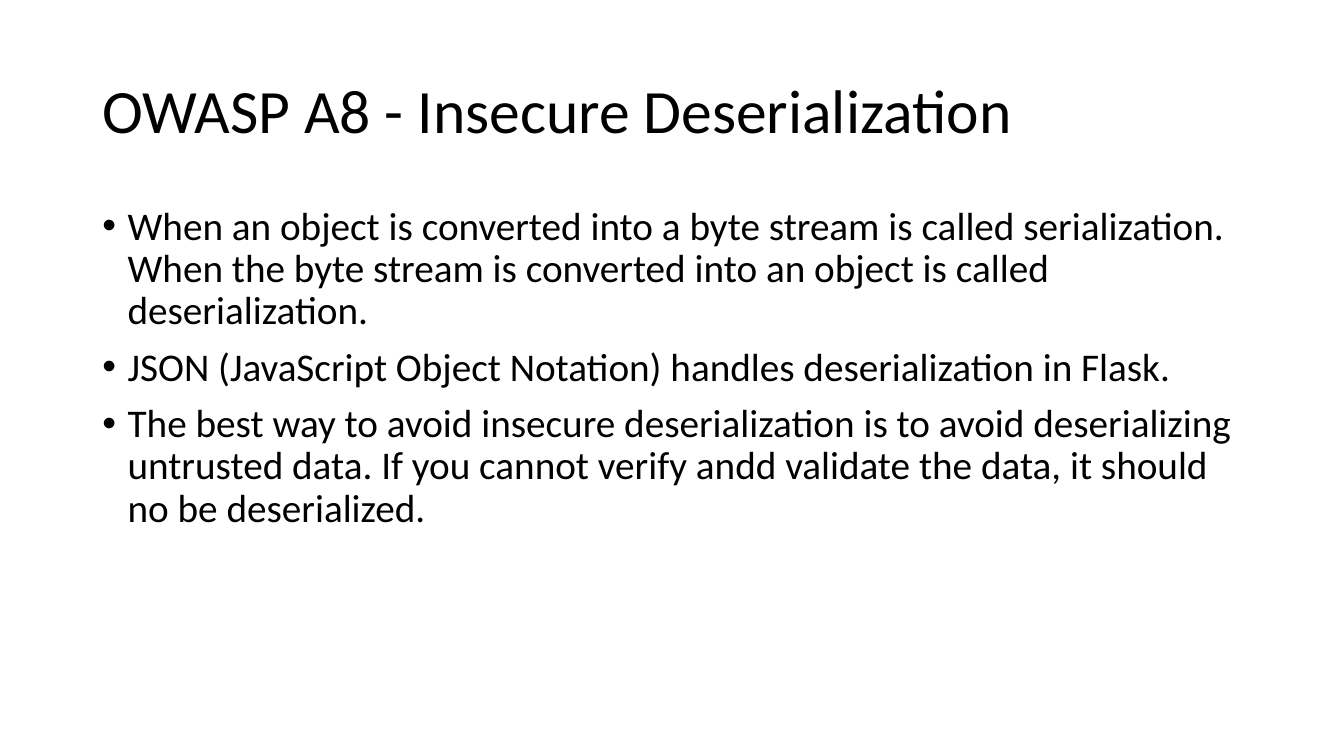
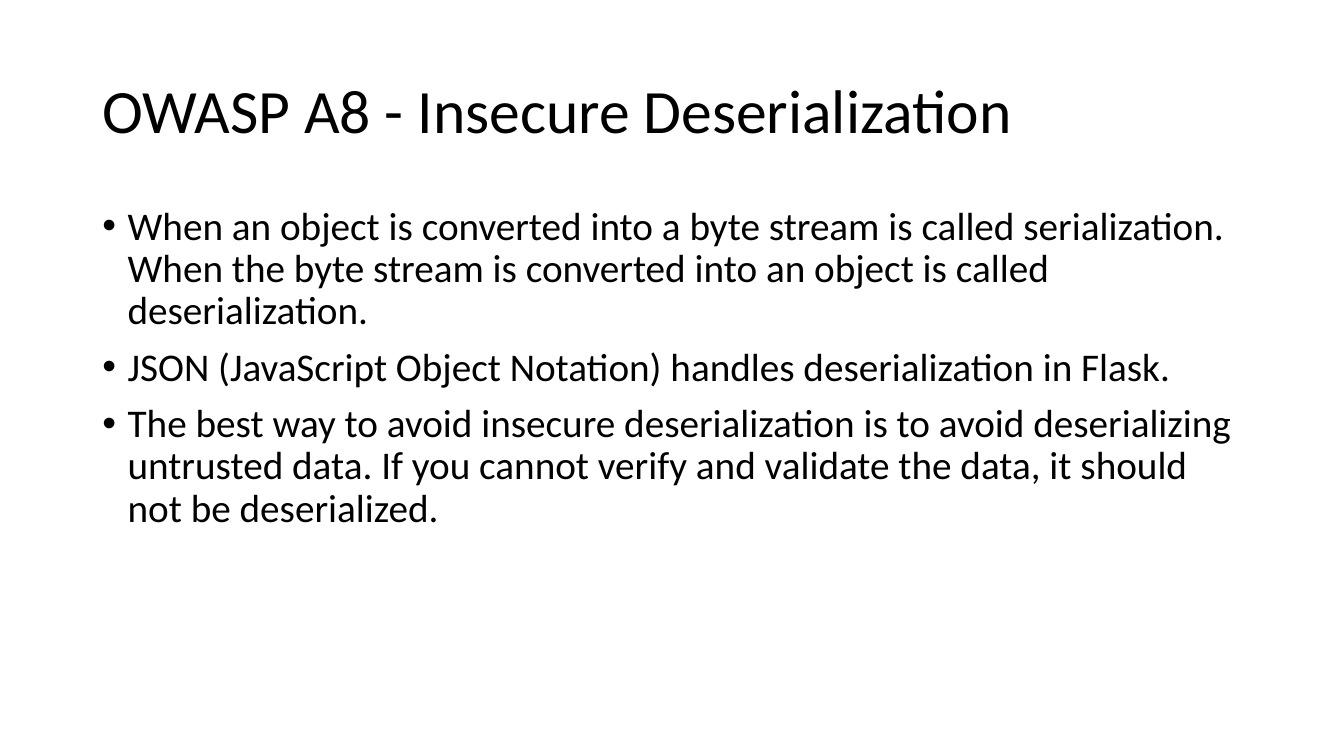
Before and after one commit to jkunnas58/dat250_netbank_fall_2020, a slide deck: slide 18 of Project_report_group_9.pptx. Drawn at 1344x756 pixels with LibreOffice and Linux fonts; fonts in the diff are those of the drawing. Boxes give left, top, right and bottom in pixels: in the first picture for what was removed or moved away, otherwise in the second. Text is boxed around its words. In the diff, an @@ line names an element or a change of style, - is before the commit and + after.

```diff
--- a/Project_report_group_9.pptx
+++ b/Project_report_group_9.pptx
@@ text at [128, 409, 1231, 523]: text changed @@
-• The best way to avoid insecure deserialization is to avoid deserializing untrusted data. If you cannot verify andd validate the data, it should no be deserialized.
+• The best way to avoid insecure deserialization is to avoid deserializing untrusted data. If you cannot verify and validate the data, it should not be deserialized.
```
Also in this commit, not shown: 12 other slides changed, 2 other files.
